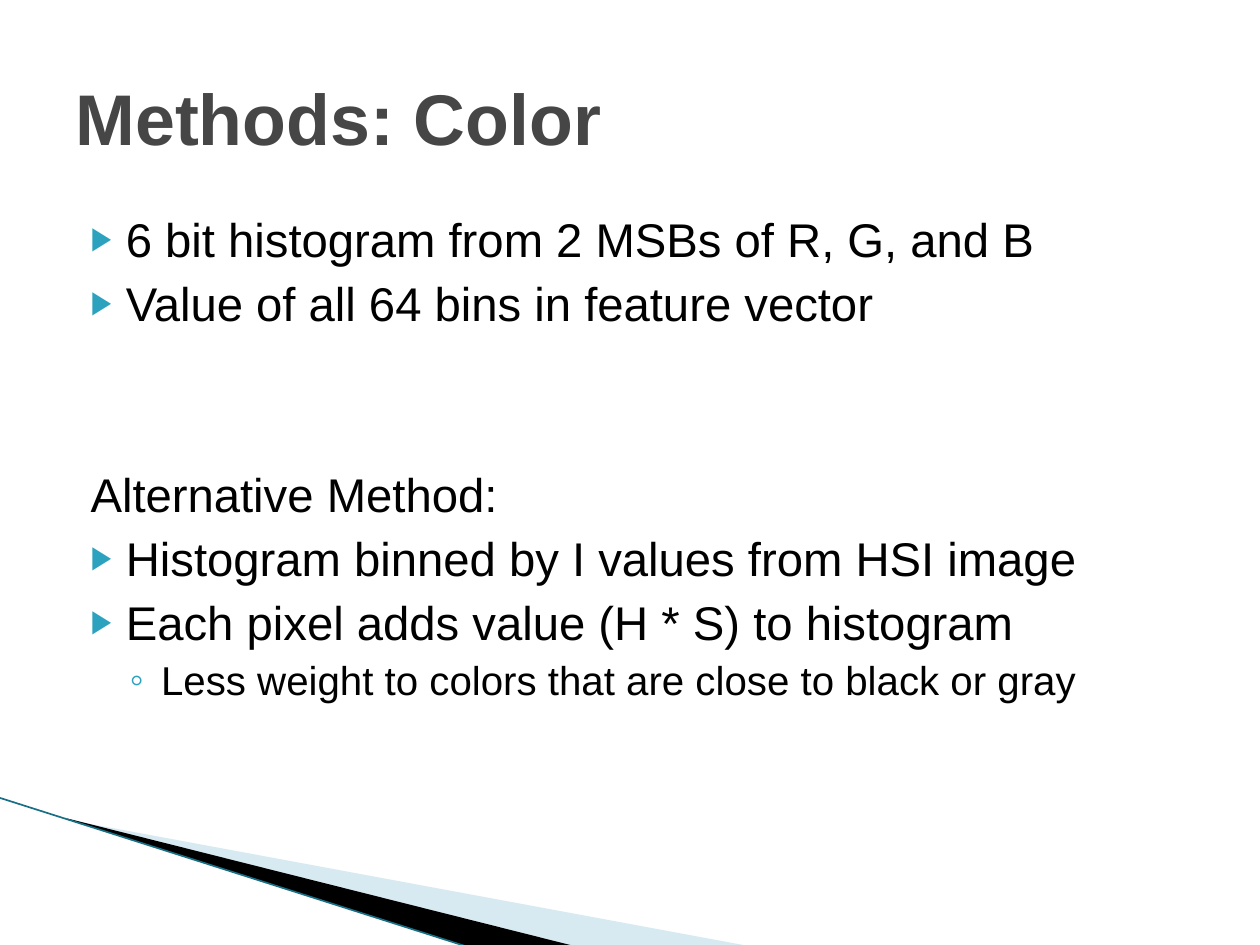
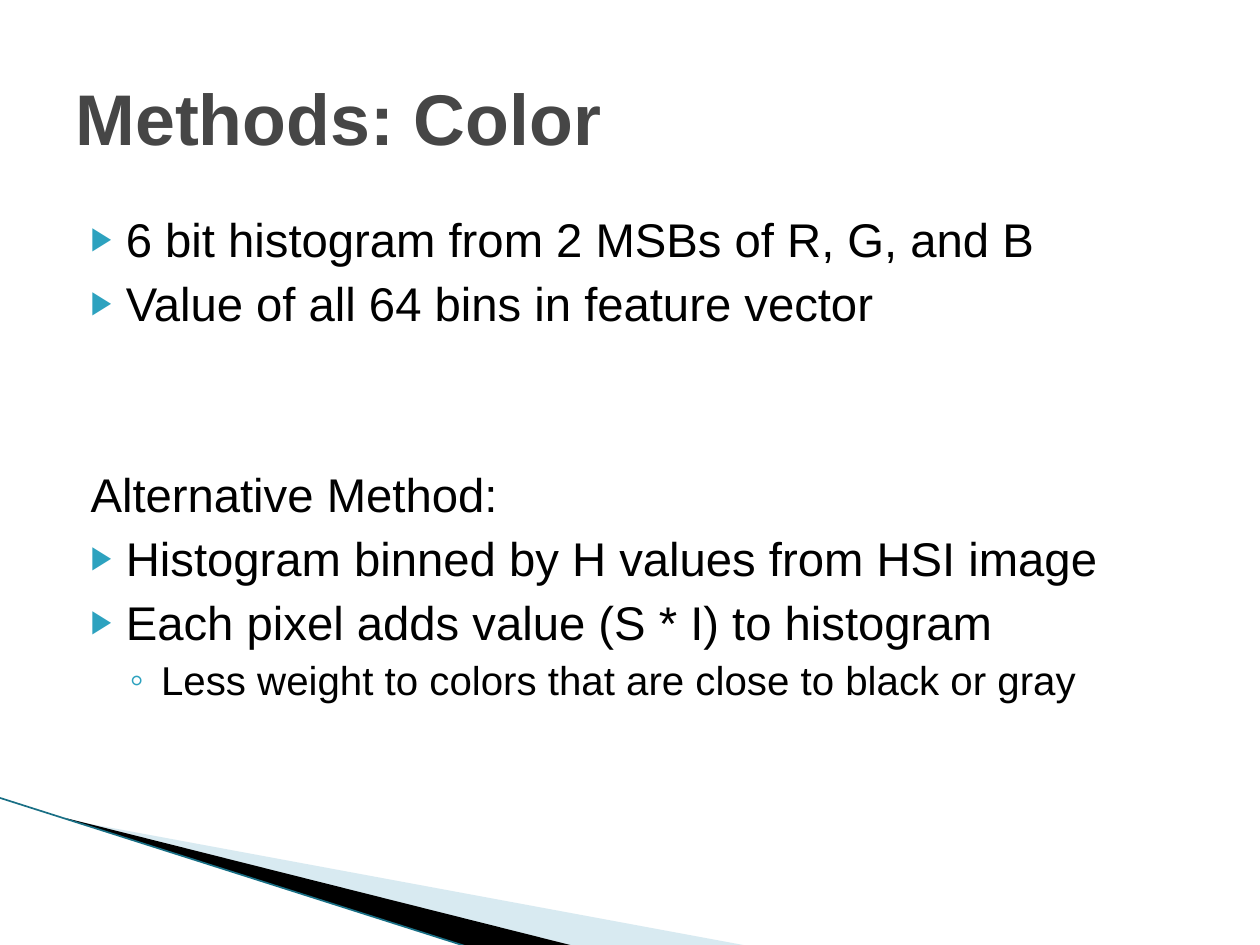
Before and after one commit to vfasburg/cse_803, a slide deck: slide 5 of deliverables/slides/803_Presentation_Fasburg_Thomas_Reiff.pptx. Drawn at 1260x945 pixels with LibreOffice and Linux fonts; fonts in the diff are those of the drawing; background and template pictures are left out. Boxes give left, top, right and bottom in pixels: in the first picture for what was removed or moved away, otherwise in the second. Text is boxed around its words. In the diff, an @@ line names an element or a change of style, - is before the commit and + after.

```diff
--- a/deliverables/slides/803_Presentation_Fasburg_Thomas_Reiff.pptx
+++ b/deliverables/slides/803_Presentation_Fasburg_Thomas_Reiff.pptx
@@ text at box(126, 541, 1097, 649): text changed @@
-▶ Histogram binned by I values from HSI image
-▶ Each pixel adds value (H * S) to histogram
+▶ Histogram binned by H values from HSI image
+▶ Each pixel adds value (S * I) to histogram
```
Also in this commit, not shown: 5 other slides changed, 30 other files.
